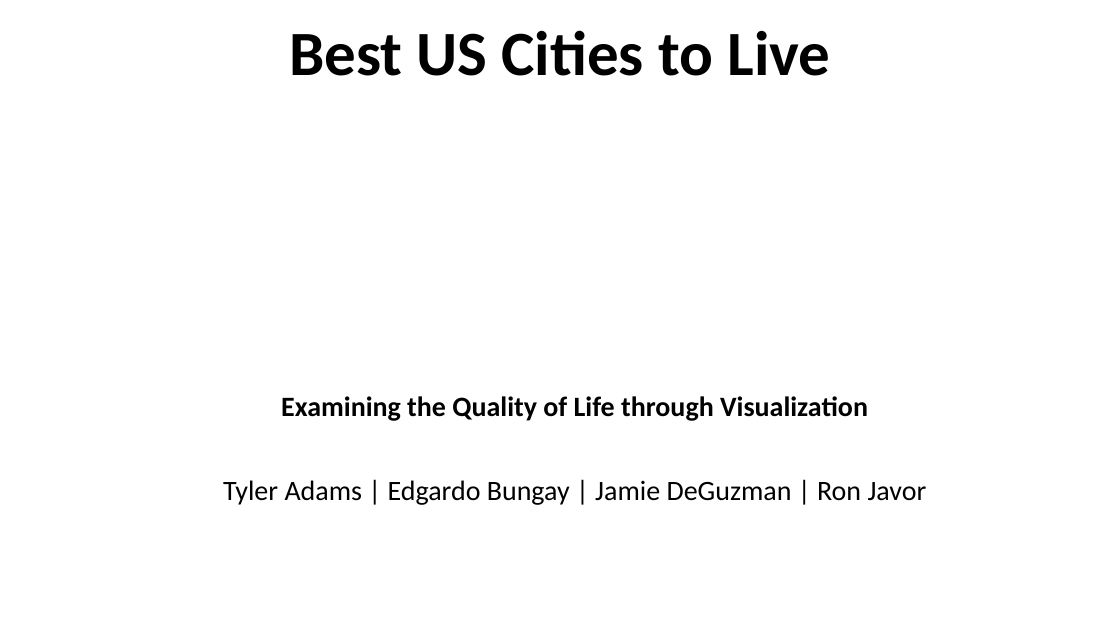
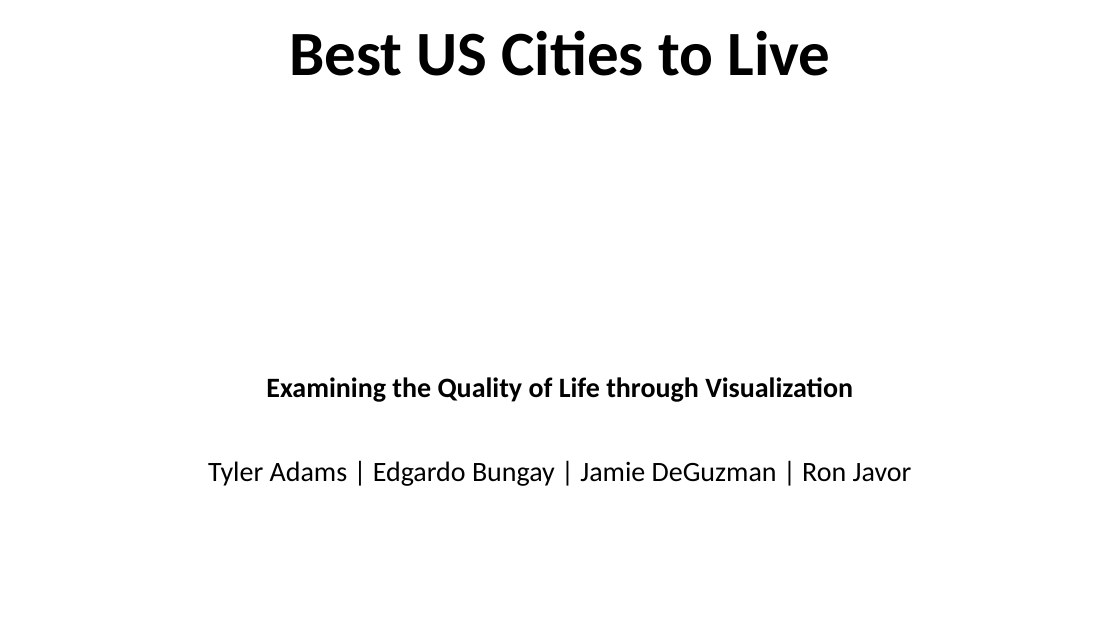
Before and after one commit to jamiedeguz/weatherornot, a slide deck: slide 1 of Presentation.pptx. Drawn at 1120x630 pixels with LibreOffice and Linux fonts; fonts in the diff are those of the drawing; background and template pictures are left out. Boxes give left, top, right and bottom in pixels: in the first picture for what was removed or moved away, otherwise in the second. Text is boxed around its words. In the diff, an @@ line names an element or a change of style, - is before the commit and + after.

```diff
--- a/Presentation.pptx
+++ b/Presentation.pptx
@@ subtitle "Examining the Quality of Life ...": place and size @@
-subtitle "Examining the Quality of Life ..." at [223,396,927,505]
+subtitle "Examining the Quality of Life ..." at [208,377,912,486]
```
Also in this commit, not shown: 1 other slide changed, 1 slide removed, 4 other files.
